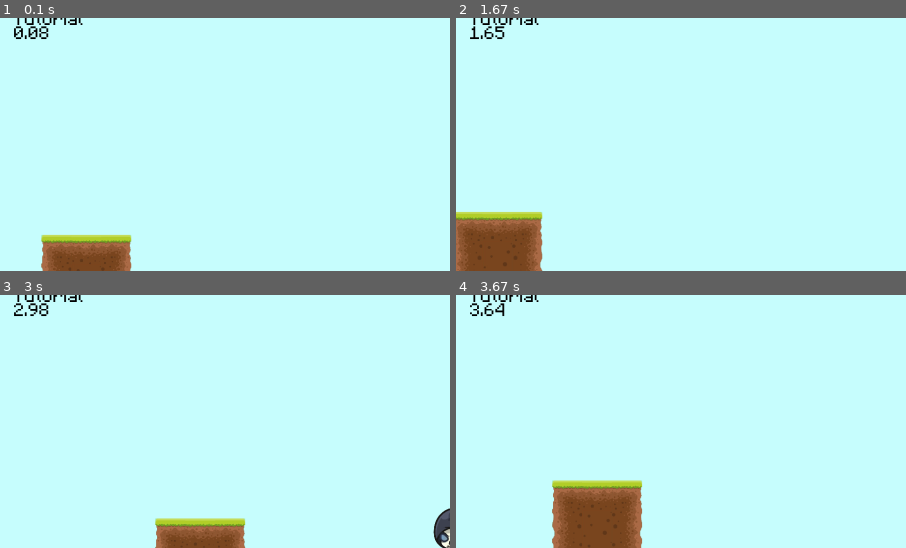
Above: before the commit, frames 1-4 (two rows, left to right).
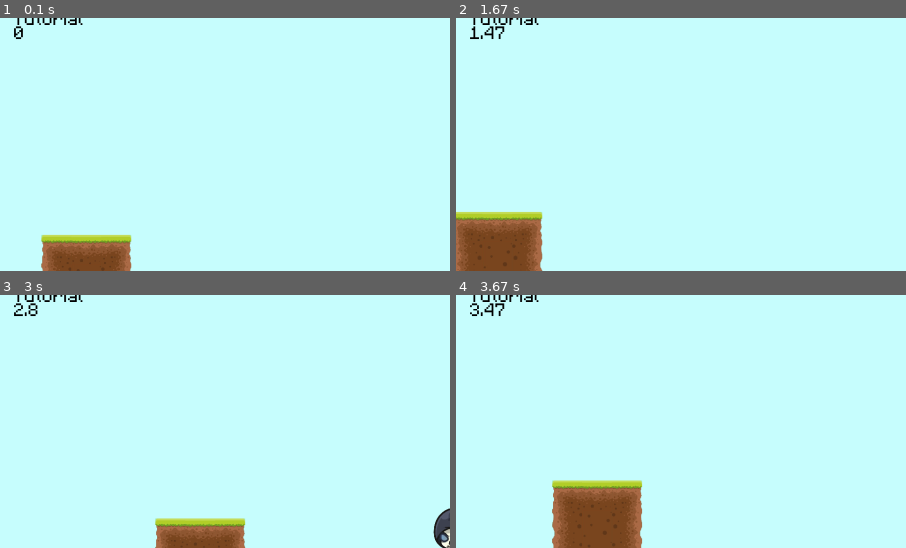
Above: after the commit, the same moments.

Repository: 000Nobody/Pygame-Platformer-Shooter
Game: pygame game, started from main.py
The game is run twice, just before and just after one commit, with the same random seed, the same clock (stepped at 60 frames per second) and the same inputs.
Inputs (mouse positions are % of the whole screen's width and height, from its top left):
- Up to frame 1 (0.1 s): no input
- Up to frame 2 (1.67 s): hold D 0.33-0.8 s; move the mouse to (46, 55) at 0.37 s; hold W 0.83-1.13 s; move the mouse to (82, 47) at 0.87 s; hold D 1.17-1.63 s; move the mouse to (51, 57) at 1.2 s
- Up to frame 3 (3 s): hold A 1.67-2.2 s; move the mouse to (26, 51) at 1.7 s; hold A 2.23-2.63 s; move the mouse to (60, 72) at 2.27 s; hold W from 2.67 s (still down); move the mouse to (19, 74) at 2.7 s
- Up to frame 4 (3.67 s): release W at 3.03 s; hold D from 3.07 s (still down); move the mouse to (65, 15) at 3.1 s
The pictures show only the part of the screen within x 0-50%, y 5-55%; the shares and areas given below are measured in that part.

The runs differ from the first frame. In frame 1, 0.2% of the frame differs, in the area x 5-11%, y 3-9%; in frame 2, 0.1%; in frame 3, 0.1%; in frame 4, 0.1%.

Commit message:
Update main.py

Diff:
--- a/main.py
+++ b/main.py
@@ -16,7 +16,6 @@
 pygame.mouse.set_visible(False)
 
 # Create variables
-timer = 0
 scroll = [0,0]
 gravity_strength = 1.8
 bullets = []
@@ -97,6 +96,7 @@
 		self.tile_size = (64, 64)
 		self.map_name = map_name
 		self.path = 'data/maps/{}.txt'.format(self.map_name)
+		self.timer = 0
 
 	def load_map(self):
 		self.map = []
@@ -554,7 +554,7 @@
 	gun.draw(gun.get_angle(pygame.mouse.get_pos()))
 
 	level_text = pixel_font.render(player.level, 1, (0, 0, 0))
-	time_text = pixel_font.render(str((pygame.time.get_ticks()//10)/100), 100, (0, 0, 0))
+	time_text = pixel_font.render(str(round(levels[player.level].timer, 2)), 100, (0, 0, 0))
 
 	display.blit(level_text, (30, 30))
 	display.blit(time_text, (30, 60))
@@ -570,7 +570,8 @@
 # Main Loop
 while True:
 	clock.tick(60)
-	timer += 1/(clock.get_fps() + 0.01)
+	if clock.get_fps() > 0:
+		levels[player.level].timer += 1/(clock.get_fps())
 
 	scroll[0] += int((player.rect.x - scroll[0] - (WINDOW_SIZE[0]/2 + player.width/2))/20)
 	scroll[1] += int((player.rect.y - scroll[1] - (WINDOW_SIZE[1]/2 + player.height/2))/20)
